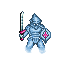
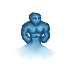
Two versions of the same layered image (72px x 72px). Layer-by-layer changes:
removed layer "Clipboard#4" over [19, 11, 27, 41]
removed layer "Background" over [19, 13, 51, 54]
added layer "Body" above "BG" over [14, 12, 55, 61]
